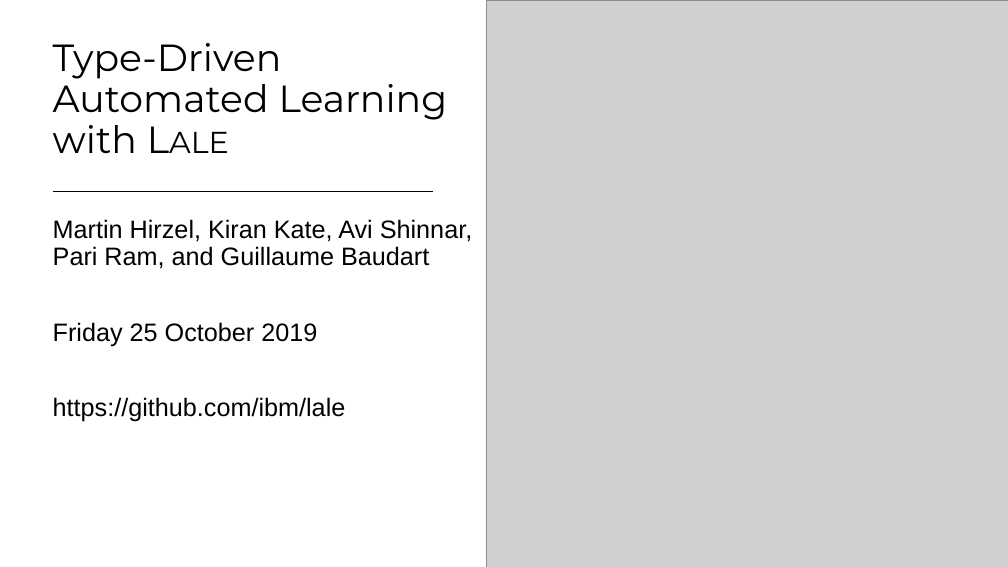
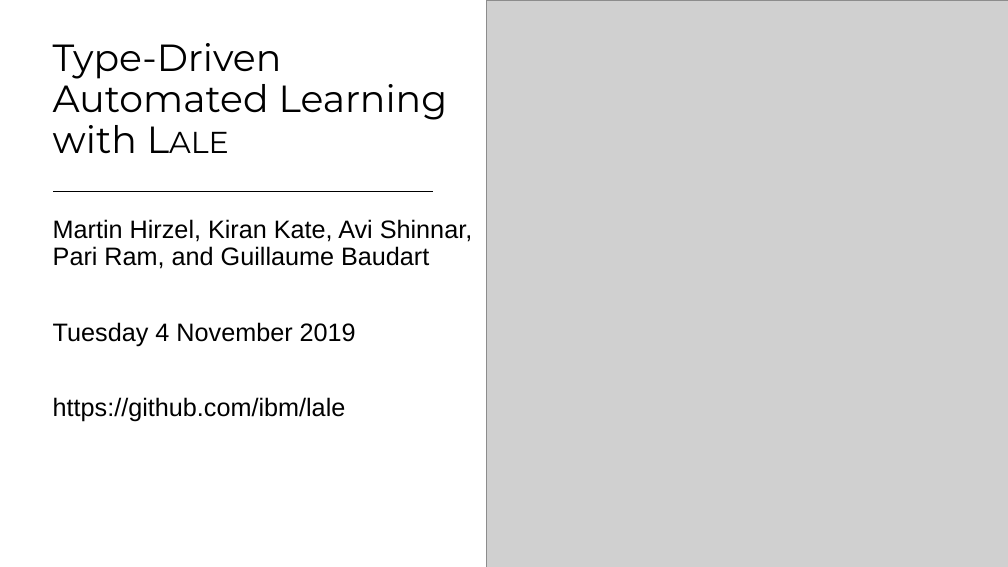
Before and after one commit to IBM/lale, a slide deck: slide 1 of talks/2019-1105-lale.pptx. Drawn at 1008x567 pixels with LibreOffice and Linux fonts; fonts in the diff are those of the drawing; grey boxes stand for pictures. Boxes give left, top, right and bottom in pixels: in the first picture for what was removed or moved away, otherwise in the second. Text is boxed around its words. In the diff, an @@ line names an element or a change of style, - is before the commit and + after.

```diff
--- a/talks/2019-1105-lale.pptx
+++ b/talks/2019-1105-lale.pptx
@@ subtitle at (53,322,356,346): text changed @@
-Friday 25 October 2019
+Tuesday 4 November 2019
```
Also in this commit, not shown: 7 other slides changed, 1 slide added, 2 other files.
